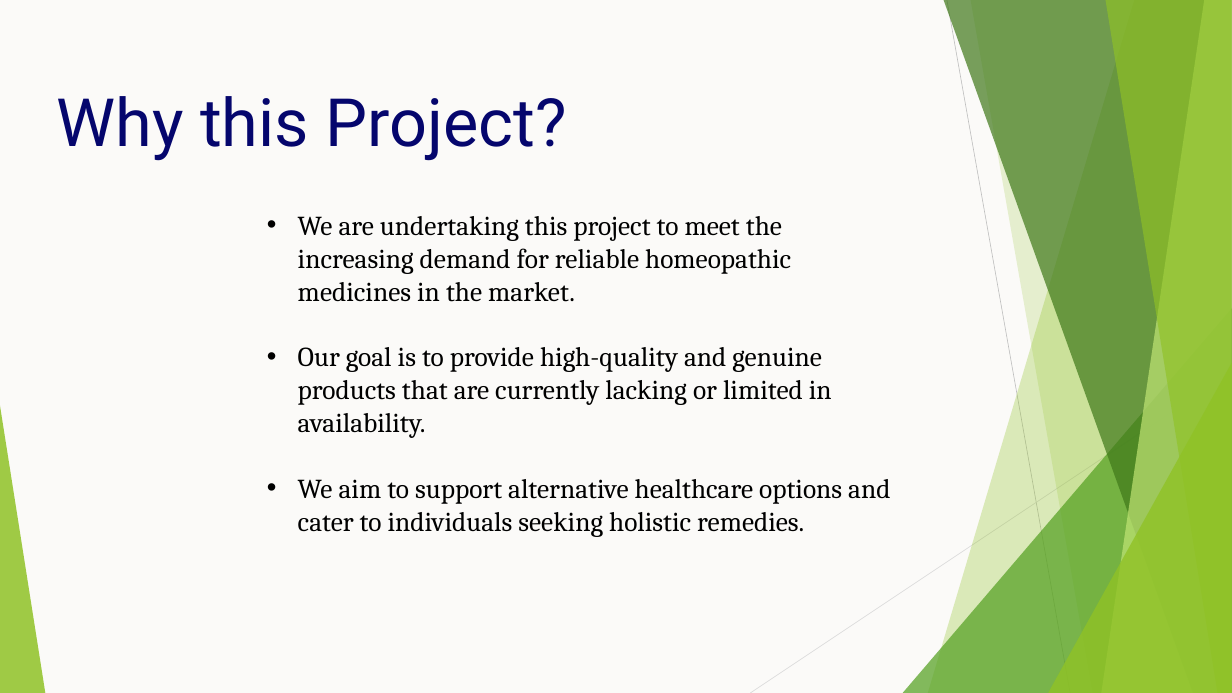
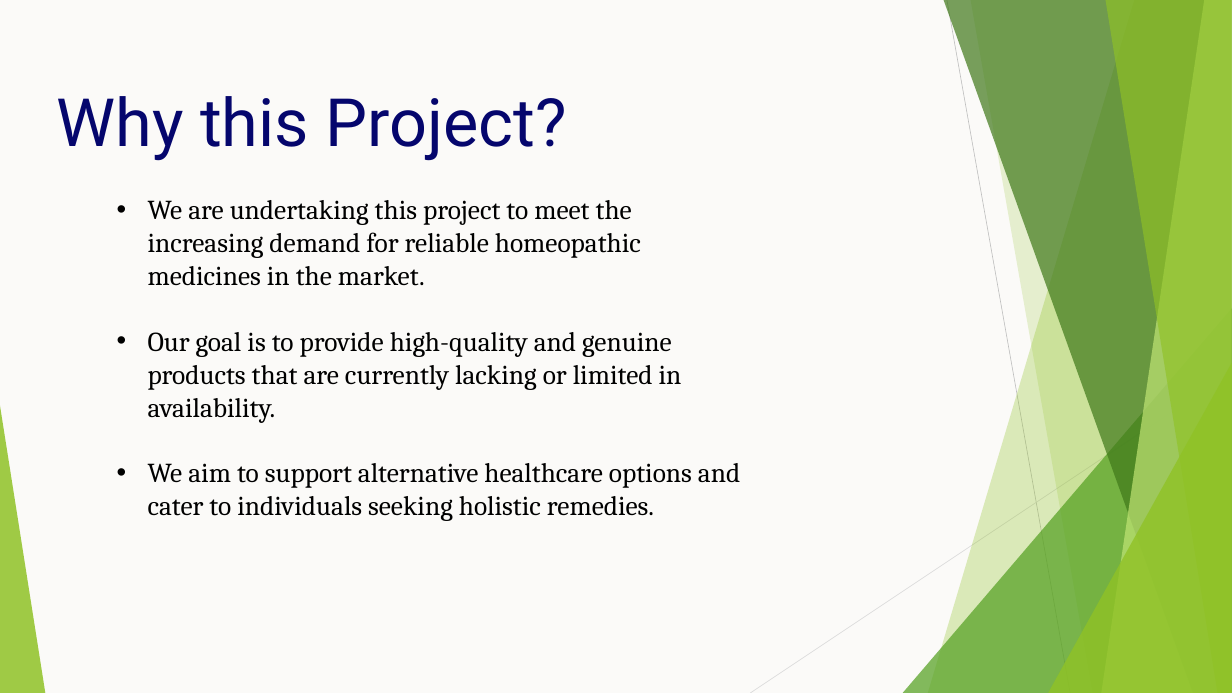
Before and after one commit to MaasahebbiUstad/1mg-Homeopathy-Data-Analysis, a slide deck: slide 2 of 1mg_Homoepathy_ppt.pptx. Drawn at 1232x693 pixels with LibreOffice and Linux fonts; fonts in the diff are those of the drawing. Boxes give left, top, right and bottom in pixels: in the first picture for what was removed or moved away, otherwise in the second. Text is boxed around its words. In the diff, an @@ line names an element or a change of style, - is before the commit and + after.

```diff
--- a/1mg_Homoepathy_ppt.pptx
+++ b/1mg_Homoepathy_ppt.pptx
@@ text "We are undertaking this project ..." moved from (x1=298, y1=216, x2=890, y2=537) to (x1=148, y1=200, x2=740, y2=521) @@
```
Also in this commit, not shown: 7 other slides changed, 2 slides added.
